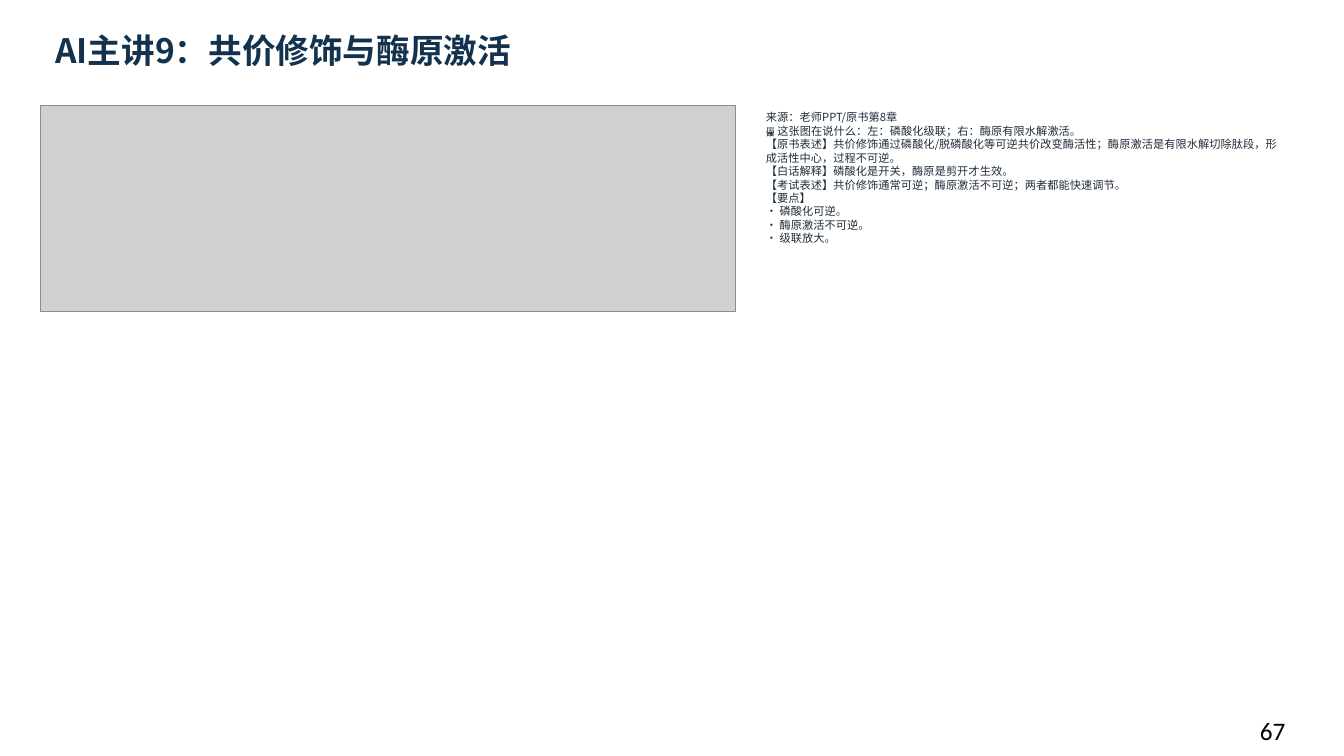
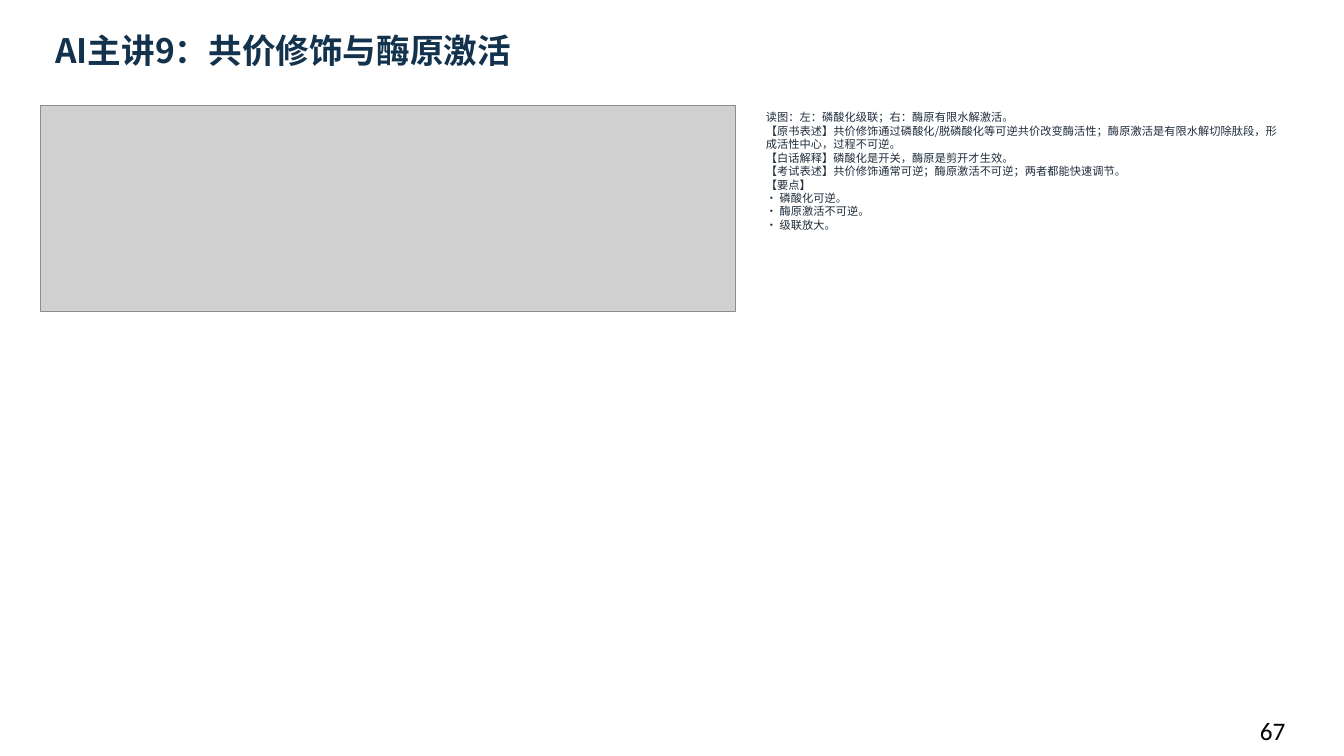
Before and after one commit to newkan-li/Biochemistry, a slide deck: slide 67 of downloads/bc08-ai-style.pptx. Drawn at 1344x756 pixels with LibreOffice and Linux fonts; fonts in the diff are those of the drawing; grey boxes stand for pictures. Boxes give left, top, right and bottom in pixels: in the first picture for what was removed or moved away, otherwise in the second. Text is boxed around its words. In the diff, an @@ line names an element or a change of style, - is before the commit and + after.

Commit message:
bc08补58页老师原页读图讲解:53页缺图注补齐,下载PPT同步;版本20261112cdn

```diff
--- a/downloads/bc08-ai-style.pptx
+++ b/downloads/bc08-ai-style.pptx
@@ text at box(766, 111, 1277, 230): text changed @@
-来源：老师PPT/原书第8章
-🖼 这张图在说什么：左：磷酸化级联；右：酶原有限水解激活。
-【原书表述】共价修饰通过磷酸化/脱磷酸化等可逆共价改变酶活性；酶原激活是有限水解切除肽段，形成活性中心，过程不可逆。
-【白话解释】磷酸化是开关，酶原是剪开才生效。
-【考试表述】共价修饰通常可逆；酶原激活不可逆；两者都能快速调节。
-【要点】
-• 磷酸化可逆。
-• 酶原激活不可逆。
-• 级联放大。
+读图：左：磷酸化级联；右：酶原有限水解激活。
+【原书表述】共价修饰通过磷酸化/脱磷酸化等可逆共价改变酶活性；酶原激活是有限水解切除肽段，形成活性中心，过程不可逆。
+【白话解释】磷酸化是开关，酶原是剪开才生效。
+【考试表述】共价修饰通常可逆；酶原激活不可逆；两者都能快速调节。
+【要点】
+• 磷酸化可逆。
+• 酶原激活不可逆。
+• 级联放大。
```
Also in this commit, not shown: 107 other slides changed, 6 other files.
